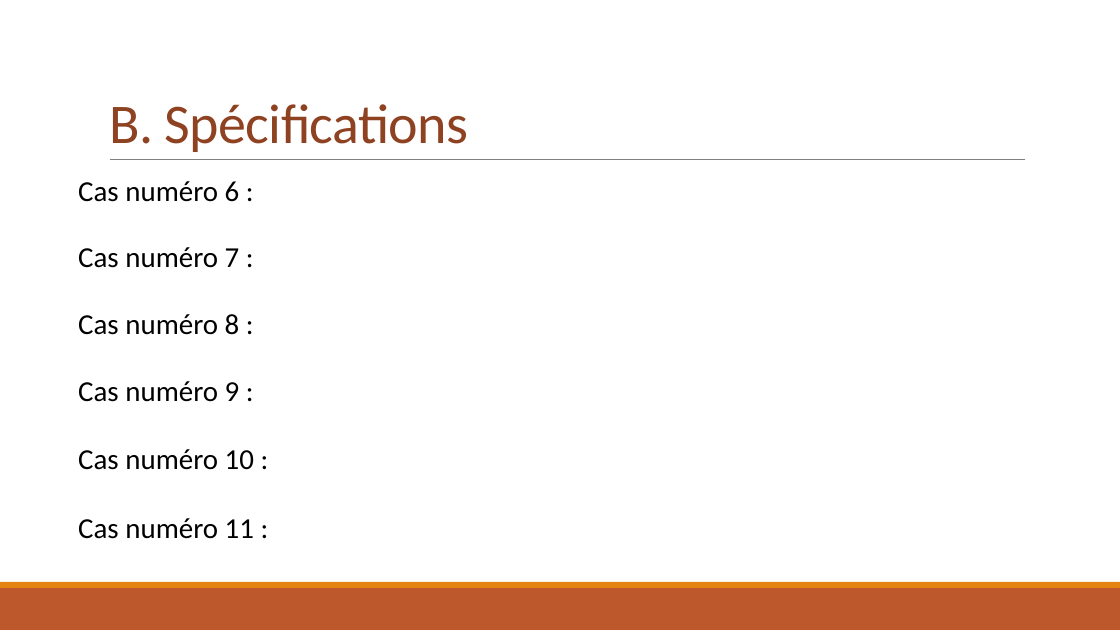
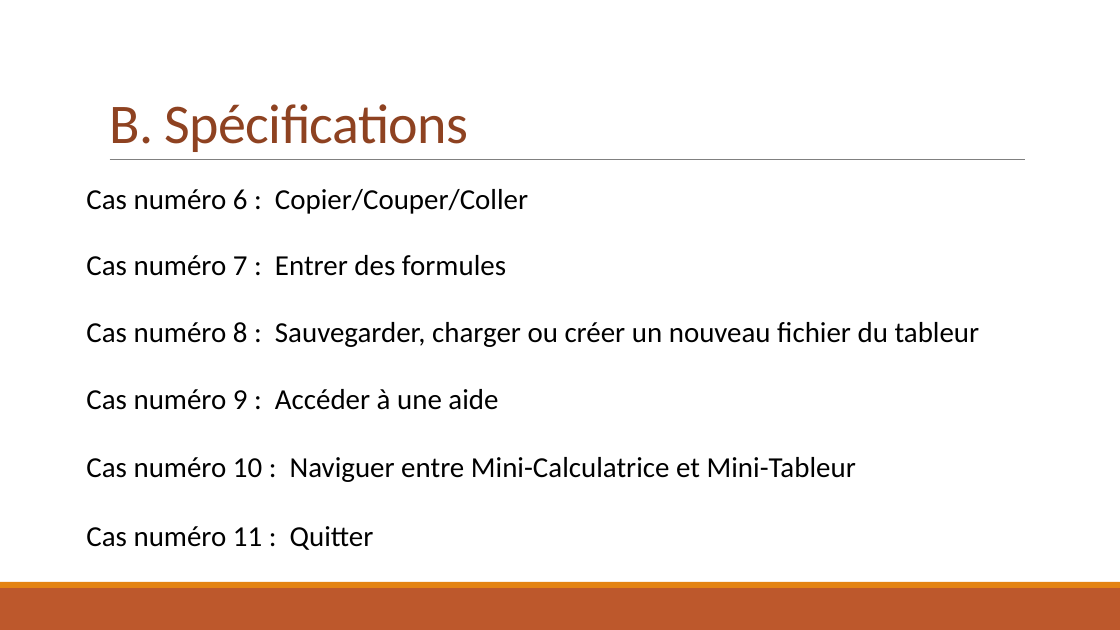
Before and after one commit to Vinvin2/Calculatrice, a slide deck: slide 15 of ProjetS2/Dossier-Manuel-Presentation/PresentationProjetS2.pptx. Drawn at 1120x630 pixels with LibreOffice and Linux fonts; fonts in the diff are those of the drawing. Boxes give left, top, right and bottom in pixels: in the first picture for what was removed or moved away, otherwise in the second. Text is boxed around its words. In the diff, an @@ line names an element or a change of style, - is before the commit and + after.

```diff
--- a/ProjetS2/Dossier-Manuel-Presentation/PresentationProjetS2.pptx
+++ b/ProjetS2/Dossier-Manuel-Presentation/PresentationProjetS2.pptx
@@ text at (86,189,980,550): text changed @@
-        Cas numéro 6 :
-        Cas numéro 7 :
-        Cas numéro 8 :
-        Cas numéro 9 :
-        Cas numéro 10 :
-        Cas numéro 11 :
+        Cas numéro 6 : Copier/Couper/Coller
+        Cas numéro 7 : Entrer des formules
+        Cas numéro 8 : Sauvegarder, charger ou créer un nouveau fichier du tableur
+        Cas numéro 9 : Accéder à une aide
+        Cas numéro 10 : Naviguer entre Mini-Calculatrice et Mini-Tableur
+        Cas numéro 11 : Quitter
```
Also in this commit, not shown: 1 other slide changed, 1 slide added, 1 slide removed, 1 other file.
